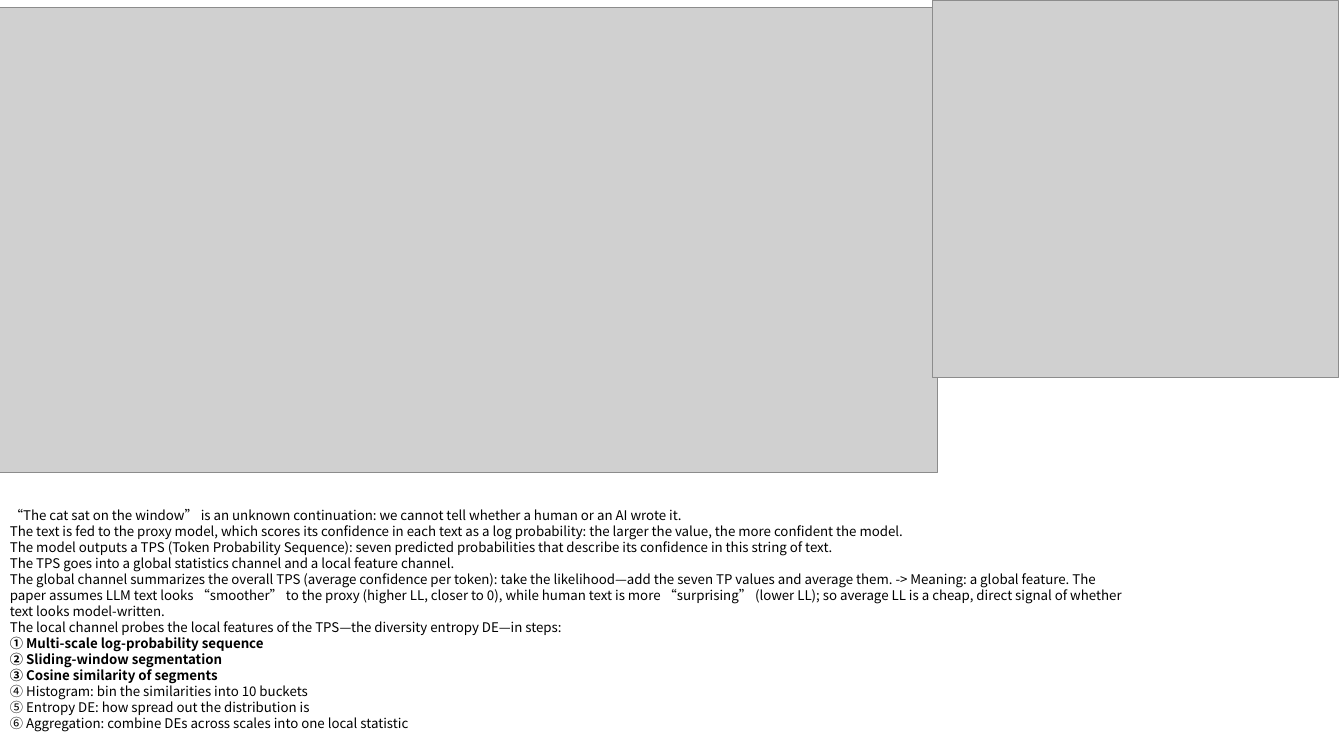
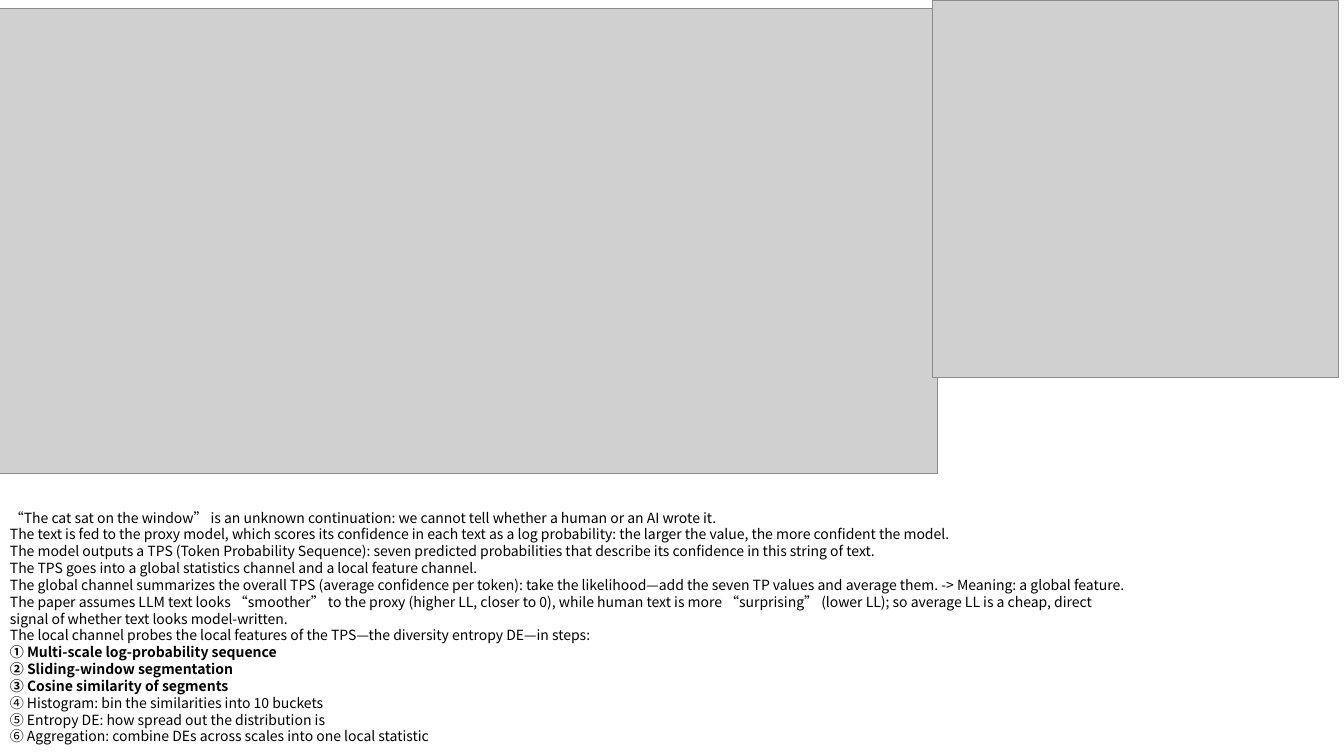
Before and after one commit to okkkk2-c/lastde-repro, a slide deck: slide 2 of Latde算法3.0-EN.pptx. Drawn at 1344x756 pixels with LibreOffice and Linux fonts; fonts in the diff are those of the drawing; grey boxes stand for pictures. Boxes give left, top, right and bottom in pixels: in the first picture for what was removed or moved away, otherwise in the second. Text is boxed around its words. In the diff, an @@ line names an element or a change of style, - is before the commit and + after.

```diff
--- a/Latde算法3.0-EN.pptx
+++ b/Latde算法3.0-EN.pptx
@@ text "“The cat sat on the ..." at box(10, 511, 1124, 745): size 9.5 to 10 pt @@
```
Also in this commit, not shown: 2 other slides changed.
